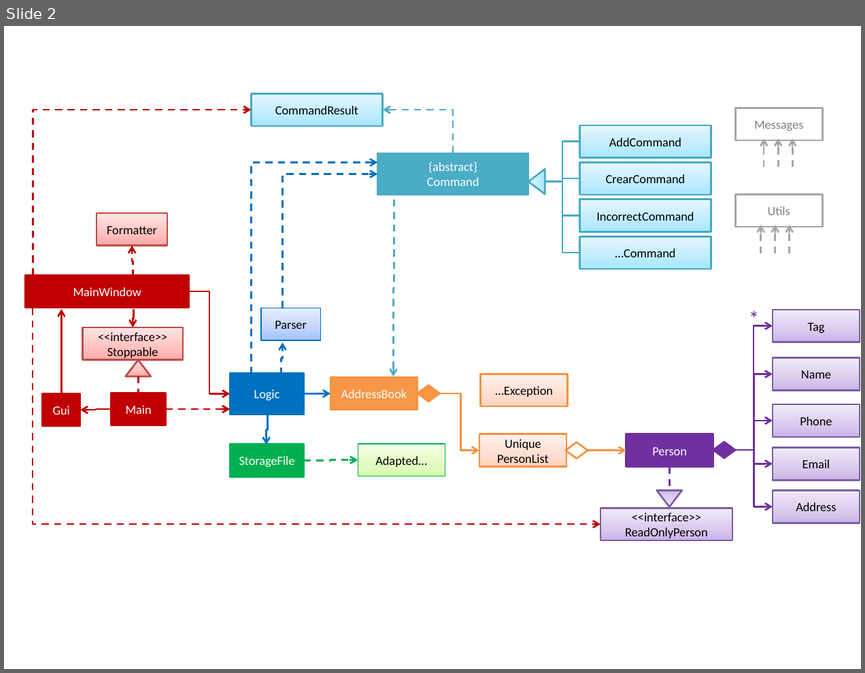
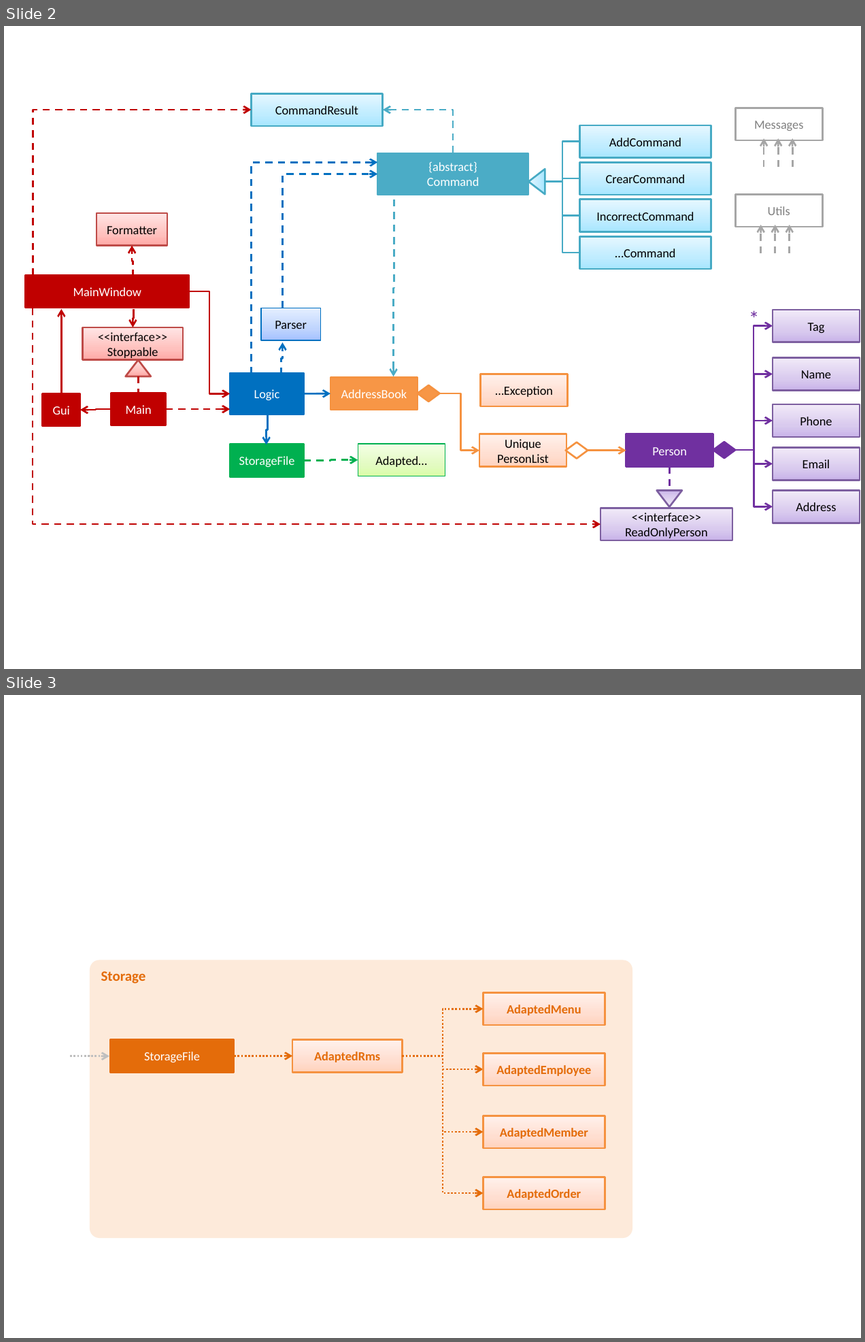
Before and after one commit to nusCS2113-AY1819S1/addressbook-level3, a slide deck: docs/Diagrams.pptx. Shown one above the other, each under a label of ours: slide 2 before the commit, slides 2 and 3 after it. The pictures are 865x673 and 865x1342 pixels, drawn with LibreOffice and Linux fonts; fonts in the diff are those of the drawing. Boxes give left, top, right and bottom in pixels: in the first picture for what was removed or moved away, otherwise in the second. Text is boxed around its words. In the diff, an @@ line names an element or a change of style, - is before the commit and + after.

Commit message:
Update diagram with storage class diagram

```diff
--- a/docs/Diagrams.pptx
+++ b/docs/Diagrams.pptx
@@ slide 3 added at [4, 695, 861, 1338], background #FFFFFF @@
@@ rounded rectangle added at [90, 960, 632, 1238], fill #FDEADA, 12 pt, text #E46C0A, bold @@
+Storage
@@ rectangle added at [483, 992, 604, 1025], fill gradient #FFD2BD to #FFDED0 to #FFF2ED, outline #F69240 1.5 pt, 10.5 pt, text #E46C0A, bold @@
+AdaptedMenu
@@ elbow arrow added from (402, 1055) to (483, 1008), #E46C0A 1.5 pt dashed @@
@@ rectangle added at [110, 1040, 235, 1072], fill #E46C0A, outline #E46C0A 1.5 pt, 10.5 pt, text #FFFFFF @@
+StorageFile
@@ rectangle added at [293, 1040, 402, 1072], fill gradient #FFD2BD to #FFDED0 to #FFF2ED, outline #F69240 1.5 pt, 10.5 pt, text #E46C0A, bold @@
+AdaptedRms
@@ elbow arrow added from (70, 1055) to (109, 1055), #BFBFBF 1.5 pt dashed @@
@@ elbow arrow added from (234, 1055) to (293, 1055), #E46C0A 1.5 pt dashed @@
@@ elbow arrow added from (402, 1055) to (483, 1070), #E46C0A 1.5 pt dashed @@
@@ elbow arrow added from (402, 1055) to (483, 1132), #E46C0A 1.5 pt dashed @@
@@ elbow arrow added from (402, 1055) to (483, 1193), #E46C0A 1.5 pt dashed @@
@@ rectangle added at [483, 1053, 604, 1086], fill gradient #FFD2BD to #FFDED0 to #FFF2ED, outline #F69240 1.5 pt, 10.5 pt, text #E46C0A, bold @@
+AdaptedEmployee
@@ rectangle added at [483, 1116, 604, 1149], fill gradient #FFD2BD to #FFDED0 to #FFF2ED, outline #F69240 1.5 pt, 10.5 pt, text #E46C0A, bold @@
+AdaptedMember
@@ rectangle added at [483, 1176, 604, 1209], fill gradient #FFD2BD to #FFDED0 to #FFF2ED, outline #F69240 1.5 pt, 10.5 pt, text #E46C0A, bold @@
+AdaptedOrder
```
